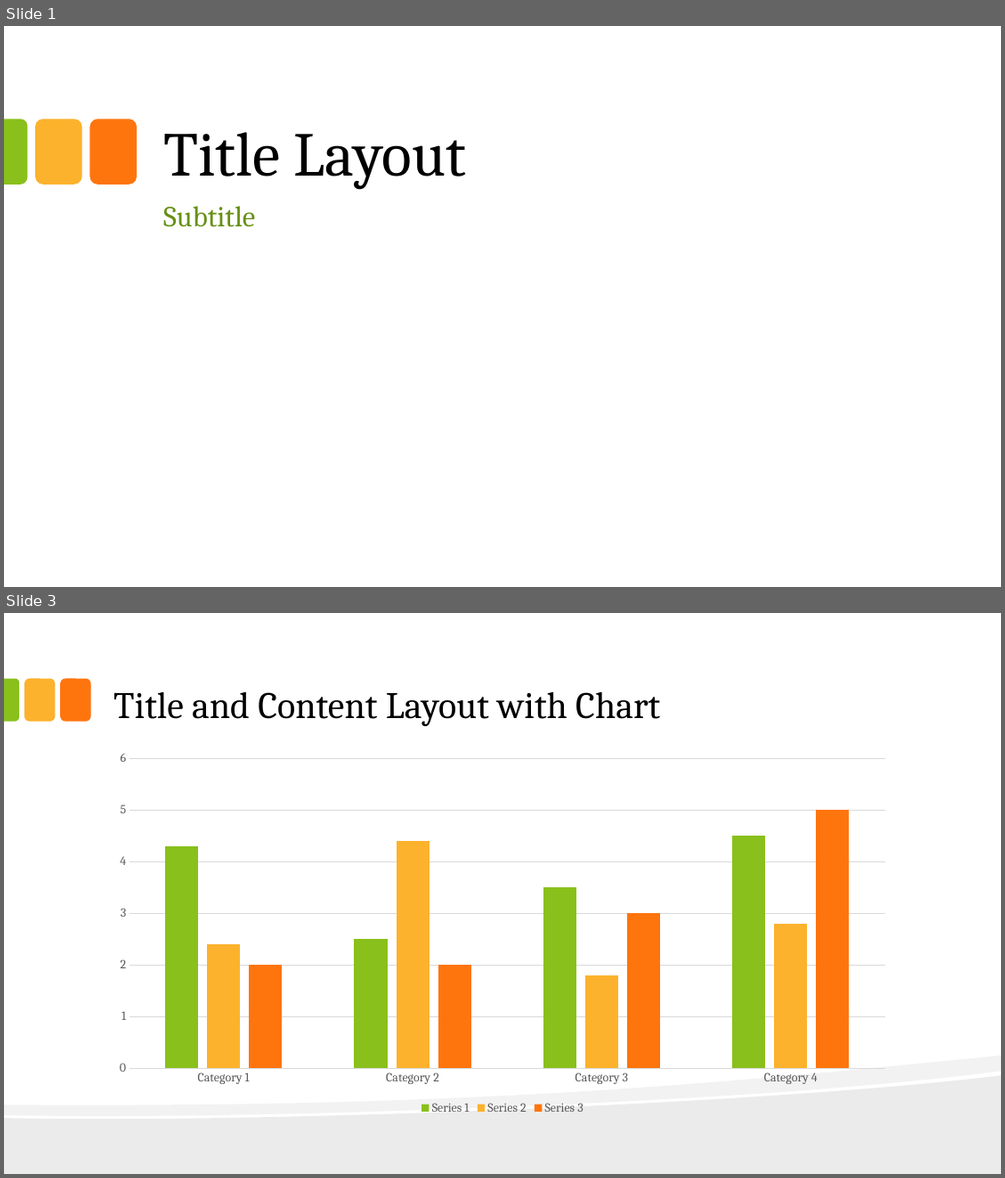
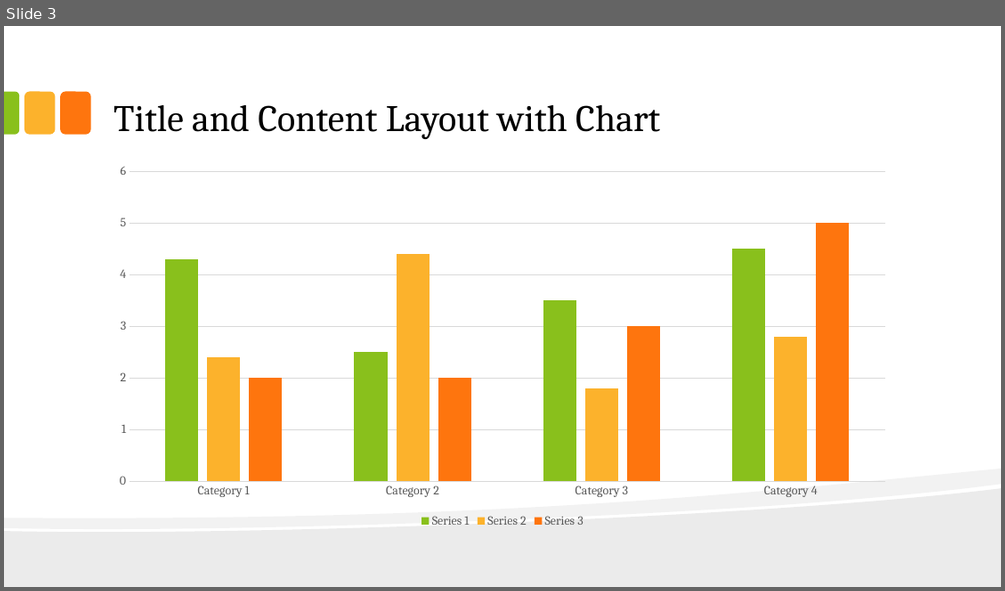
Before and after one commit to redlac/Interface-Design-Project-P3, a slide deck: Main Folder/presentation.pptx. Shown one above the other, each under a label of ours: slides 1 and 3 before the commit, slide 3 after it; the slides between them are not shown. The pictures are 1005x1178 and 1005x591 pixels, drawn with LibreOffice and Linux fonts; fonts in the diff are those of the drawing; background and template pictures are left out. Boxes give left, top, right and bottom in pixels: in the first picture for what was removed or moved away, otherwise in the second. Text is boxed around its words. In the diff, an @@ line names an element or a change of style, - is before the commit and + after.

```diff
--- a/Main Folder/presentation.pptx
+++ b/Main Folder/presentation.pptx
@@ slide 1 removed at (x1=4, y1=26, x2=1001, y2=587), background picture (left out) @@
@@ round same rect removed at (x1=4, y1=119, x2=27, y2=184) @@
@@ rounded rectangle removed at (x1=35, y1=119, x2=82, y2=184) @@
@@ rounded rectangle removed at (x1=90, y1=119, x2=138, y2=184) @@
@@ title removed at (x1=163, y1=132, x2=467, y2=189) @@
-Title Layout
@@ subtitle removed at (x1=163, y1=206, x2=255, y2=227) @@
-Subtitle
```
Also in this commit, not shown: 2 slides added, 1 other slide removed.
